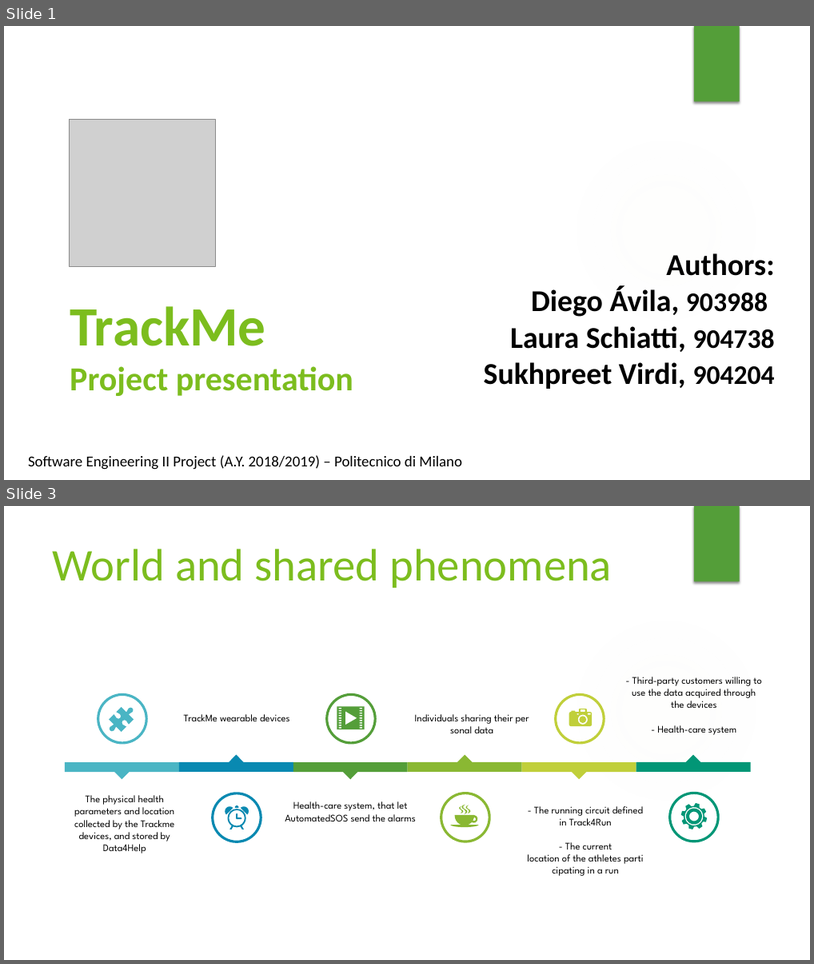
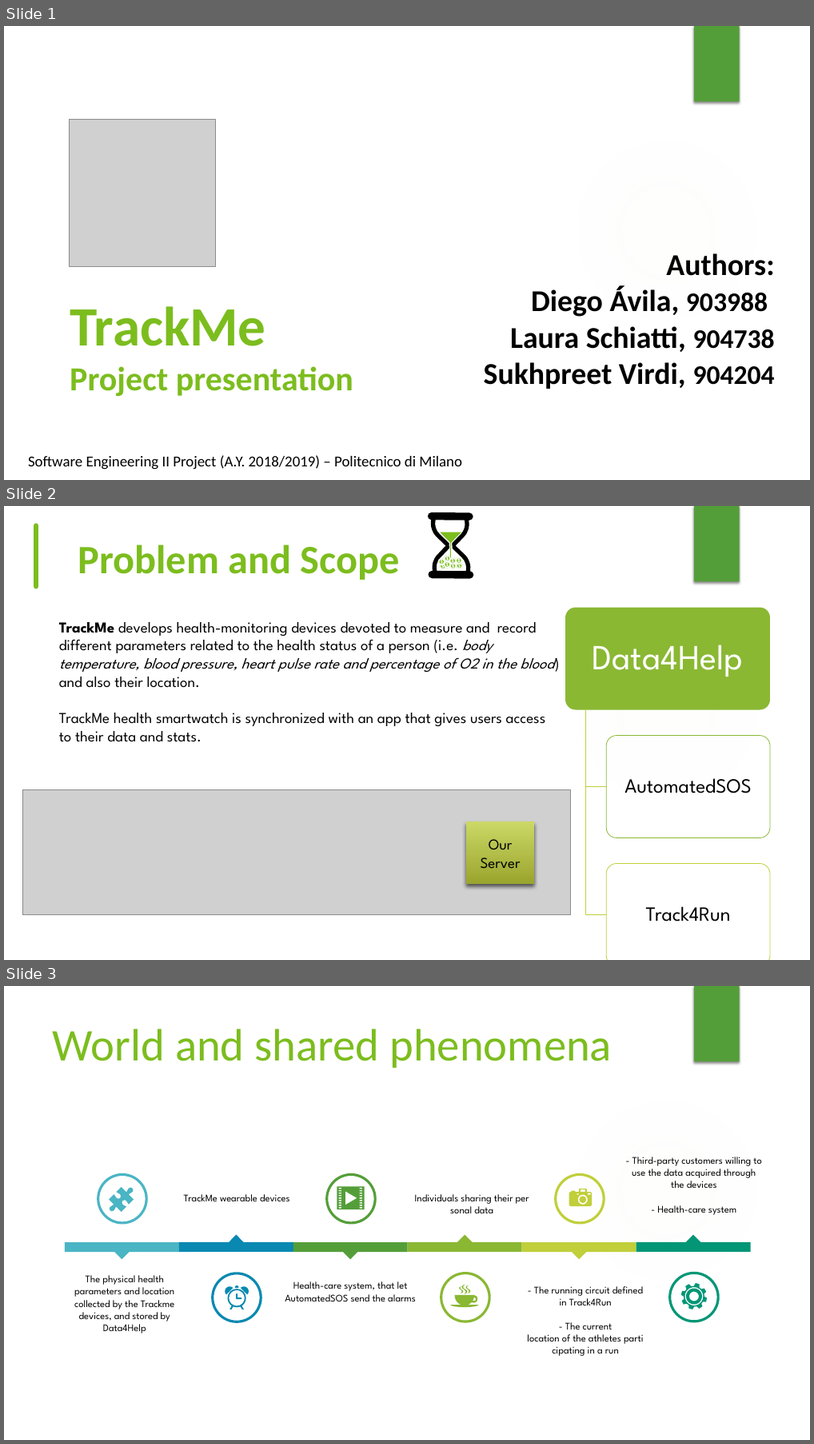
Before and after one commit to lauraschiatti/TrackMe, a slide deck: DeliveryFolder/Project presentation.pptx. Shown one above the other, each under a label of ours: slides 1 and 3 before the commit, slides 1, 2 and 3 after it; the slides between them are not shown. The pictures are 814x964 and 814x1444 pixels, drawn with LibreOffice and Linux fonts; fonts in the diff are those of the drawing; grey boxes stand for pictures; background and template pictures are left out. Boxes give left, top, right and bottom in pixels: in the first picture for what was removed or moved away, otherwise in the second. Text is boxed around its words. In the diff, an @@ line names an element or a change of style, - is before the commit and + after.

```diff
--- a/DeliveryFolder/Project presentation.pptx
+++ b/DeliveryFolder/Project presentation.pptx
@@ slide 2 added at bbox=[4, 506, 810, 960], background #FFFFFF; not listed: 2 template elements that a slide beside it also shows @@
@@ line added from (36, 526) to (36, 587), #7CBD1E 6 pt @@
@@ text added at bbox=[78, 544, 400, 580], 48 pt, text #7CBD1E, bold @@
+Problem and Scope
@@ group added at bbox=[398, 506, 504, 599]: 16 ellipses, 9 freeform shapes, 1 triangle, 1 rectangle @@
@@ text added at bbox=[59, 622, 554, 742], 18 pt, text #000000 @@
+TrackMe develops health-monitoring devices devoted to measure and record different parameters related to the health status of a person (i.e. body temperature, blood pressure, heart pulse rate and percentage of O2 in the blood) and also their location.
+TrackMe health smartwatch is synchronized with an app that gives users access to their data and stats.
@@ picture added at bbox=[22, 790, 571, 914] @@
@@ rectangle added at bbox=[466, 822, 534, 884], fill gradient #CCD866 to #9AA62F, 18 pt, text #000000 @@
+Our Server
@@ group added at bbox=[566, 607, 771, 960]: 3 rounded rectangles, 3 texts, 2 freeform shapes @@
+Data4Help
+AutomatedSOS
+Track4Run
```
Also in this commit, not shown: 2 slides changed, 5 other slides added, 4 slides removed.
